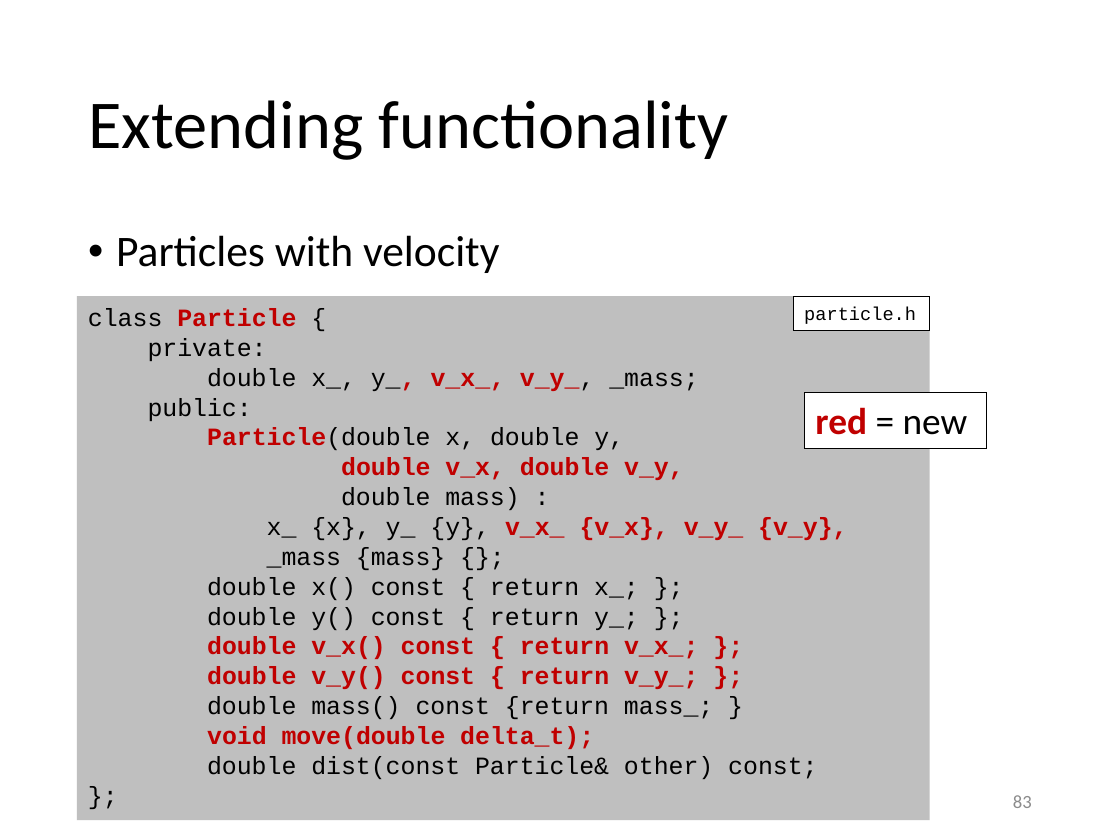
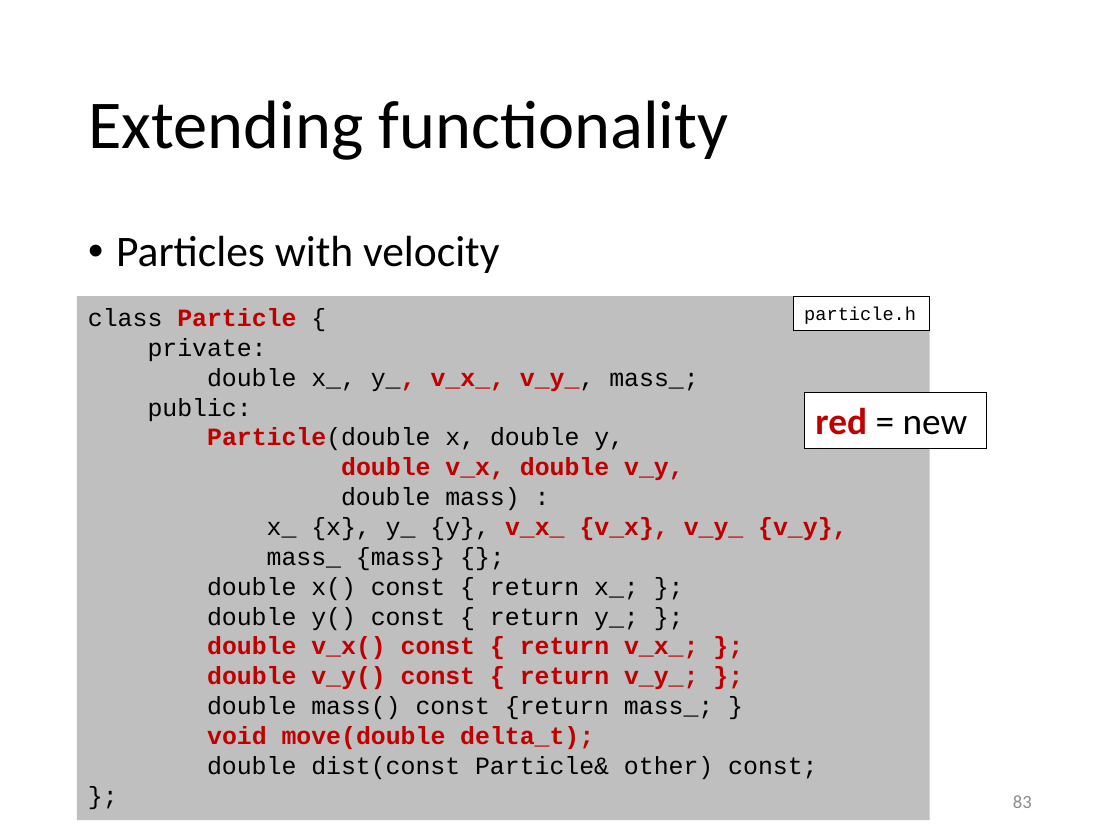
Before and after one commit to gjbex/Scientific-C-plus-plus, a slide deck: slide 83 of scientific_cpp.pptx. Drawn at 1120x840 pixels with LibreOffice and Linux fonts; fonts in the diff are those of the drawing. Boxes give left, top, right and bottom in pixels: in the first picture for what was removed or moved away, otherwise in the second. Text is boxed around its words. In the diff, an @@ line names an element or a change of style, - is before the commit and + after.

Commit message:
Fix typo

```diff
--- a/scientific_cpp.pptx
+++ b/scientific_cpp.pptx
@@ text in rectangle at bbox=[207, 368, 698, 391]: text changed @@
-double x_, y_, v_x_, v_y_, _mass;
+double x_, y_, v_x_, v_y_, mass_;
@@ text in rectangle at bbox=[267, 547, 445, 570]: text changed @@
-_mass {mass} {};
+mass_ {mass} {};
```
